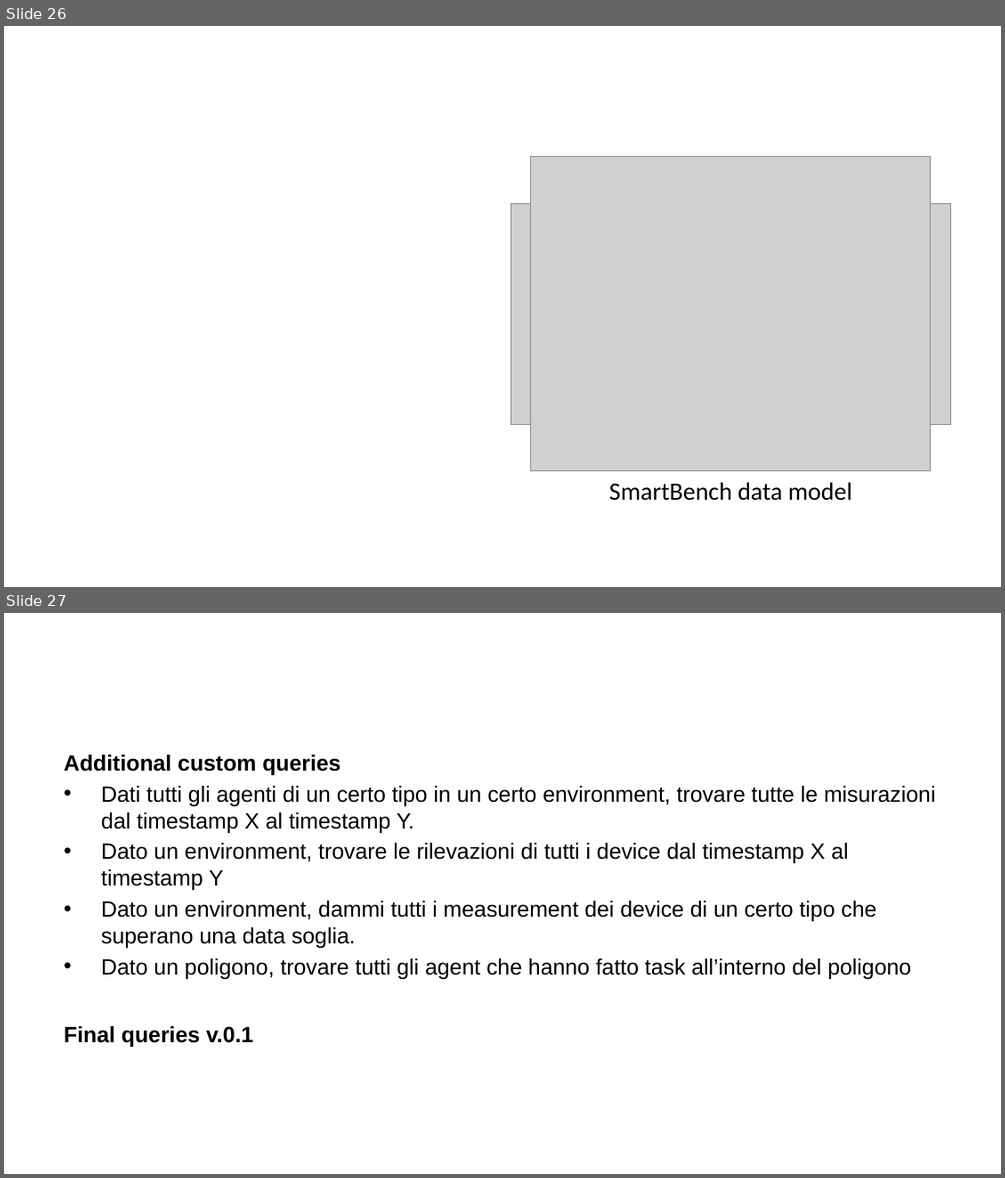
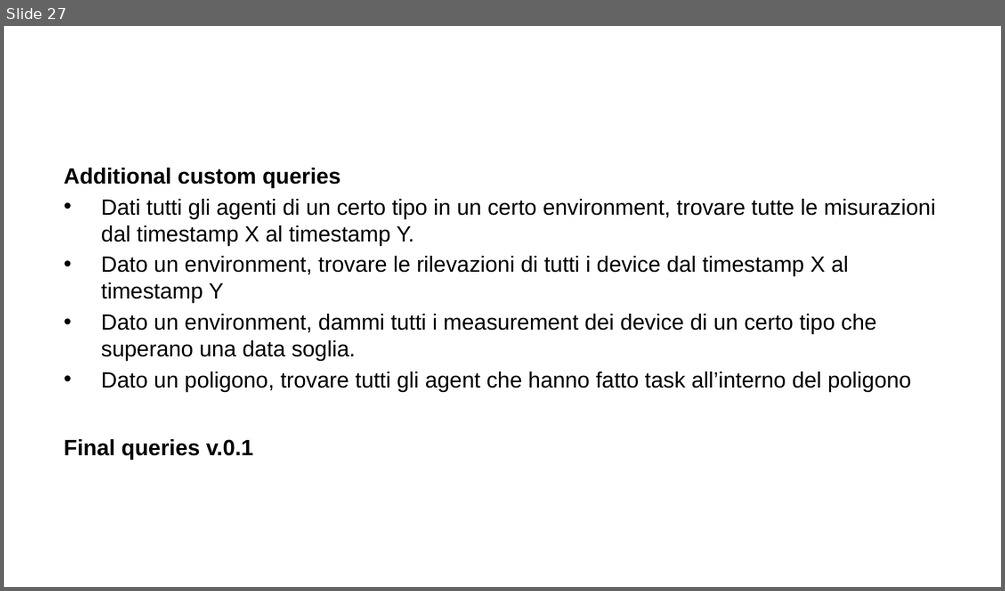
Before and after one commit to ManuelePasini/slides-markdown, a slide deck: digital_twins.pptx. Shown one above the other, each under a label of ours: slides 26 and 27 before the commit, slide 27 after it. The pictures are 1005x1178 and 1005x591 pixels, drawn with LibreOffice and Linux fonts; fonts in the diff are those of the drawing; grey boxes stand for pictures. Boxes give left, top, right and bottom in pixels: in the first picture for what was removed or moved away, otherwise in the second. Text is boxed around its words. In the diff, an @@ line names an element or a change of style, - is before the commit and + after.

```diff
--- a/digital_twins.pptx
+++ b/digital_twins.pptx
@@ slide 26 removed at (4, 26, 1001, 587), background #FFFFFF @@
@@ picture removed at (530, 157, 930, 471) @@
@@ picture removed at (510, 203, 951, 425) @@
@@ text removed at (609, 482, 852, 500) @@
-SmartBench data model
```
Also in this commit, not shown: 1 slide added, 5 other files.
